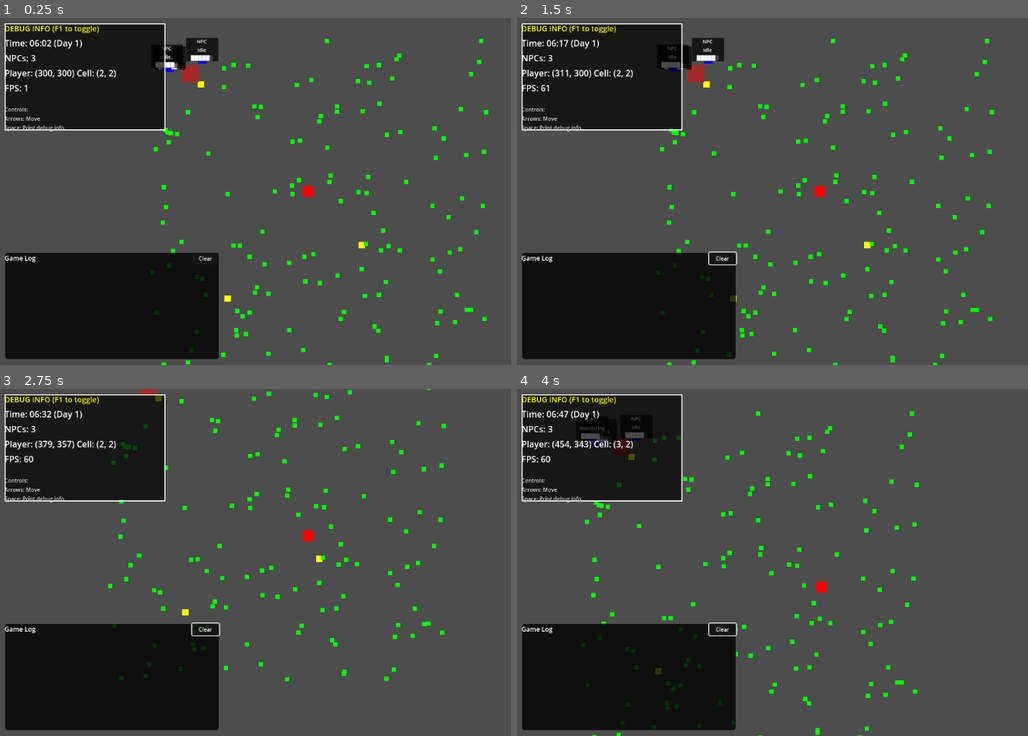
Above: before the commit, frames 1-4 (two rows, left to right).
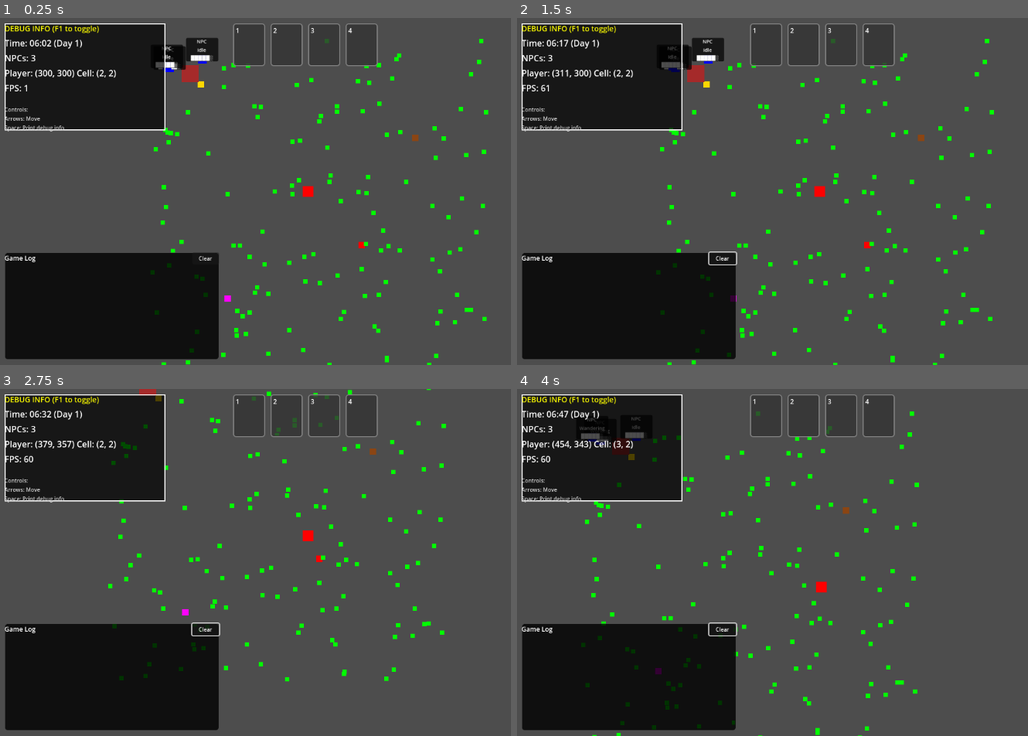
Above: after the commit, the same moments.

Repository: DIM-andy/2dlivingworld
Game: Godot game, scene res://scenes/MainWorld.tscn
Same seed, same stepped clock (60 frames per second), same inputs: the game is played once before the commit and once after it.
Inputs (mouse positions are in pixels of both pictures, inside the frame that each line leads up to):
- Up to frame 1 (0.25 s): no input
- Up to frame 2 (1.5 s): click "Clear" at 0.5 s; tap Enter (ui_accept) at 1.25 s; move the mouse to (629, 306) at 1.27 s; hold Right (ui_right) from 1.28 s (still down); tap 1 at 1.35 s; click (629, 306) at 1.42 s
- Up to frame 3 (2.75 s): tap Enter (ui_accept) at 1.52, 2.27 s; tap 4 at 1.55, 2.1 s; move the mouse to (183, 579) at 2.02 s; release Right (ui_right) at 2.03 s; hold Down (ui_down) from 2.03 s (still down); tap E at 2.3 s
- Up to frame 4 (4 s): move the mouse to (884, 486) at 2.77 s; release Down (ui_down) at 2.78 s; hold Right (ui_right) 2.78-3.53 s; tap E at 2.85 s; tap 1 at 3.05, 3.6 s; move the mouse to (792, 631) at 3.52 s; hold Up (ui_up) from 3.53 s (still down); click (792, 631) at 3.67 s; tap Enter (ui_accept) at 3.77 s; tap 4 at 3.8 s

The runs differ from the first frame. In frame 1, 0.5% of the frame differs, in the area x 38-82%, y 1-82%; in frame 2, 0.5%; in frame 3, 0.6%, in the area x 35-74%, y 1-66%; in frame 4, 0.5%.

Commit message:
Inventory System Early Draft
-inventory system UI works
-items don't show up in inventory though

Diff:
--- a/project.godot
+++ b/project.godot
@@ -33,3 +33,23 @@
 "events": [Object(InputEventKey,"resource_local_to_scene":false,"resource_name":"","device":-1,"window_id":0,"alt_press …(192 unchanged characters)…
 ]
 }
+slot_1={
+"deadzone": 0.5,
+"events": [Object(InputEventKey,"resource_local_to_scene":false,"resource_name":"","device":-1,"window_id":0,"alt_pressed":false,"shift_pressed":false,"ctrl_pressed":false,"meta_pressed":false,"pressed":false,"keycode":0,"physical_keycode":49,"key_label":0,"unicode":49,"location":0,"echo":false,"script":null)
+]
+}
+slot_2={
+"deadzone": 0.5,
+"events": [Object(InputEventKey,"resource_local_to_scene":false,"resource_name":"","device":-1,"window_id":0,"alt_pressed":false,"shift_pressed":false,"ctrl_pressed":false,"meta_pressed":false,"pressed":false,"keycode":0,"physical_keycode":50,"key_label":0,"unicode":50,"location":0,"echo":false,"script":null)
+]
+}
+slot_3={
+"deadzone": 0.5,
+"events": [Object(InputEventKey,"resource_local_to_scene":false,"resource_name":"","device":-1,"window_id":0,"alt_pressed":false,"shift_pressed":false,"ctrl_pressed":false,"meta_pressed":false,"pressed":false,"keycode":0,"physical_keycode":51,"key_label":0,"unicode":51,"location":0,"echo":false,"script":null)
+]
+}
+slot_4={
+"deadzone": 0.5,
+"events": [Object(InputEventKey,"resource_local_to_scene":false,"resource_name":"","device":-1,"window_id":0,"alt_pressed":false,"shift_pressed":false,"ctrl_pressed":false,"meta_pressed":false,"pressed":false,"keycode":0,"physical_keycode":52,"key_label":0,"unicode":52,"location":0,"echo":false,"script":null)
+]
+}
--- a/scenes/MainWorld.tscn
+++ b/scenes/MainWorld.tscn
@@ -29,6 +29,15 @@
 
 [node name="TestItem2" parent="." instance=ExtResource("6_vfjm5")]
 position = Vector2(400, 400)
+item_name = "Apple"
+item_type = "apple"
 
 [node name="TestItem3" parent="." instance=ExtResource("6_vfjm5")]
 position = Vector2(150, 500)
+item_name = "Flower"
+item_type = "flower"
+
+[node name="TestItem4" parent="." instance=ExtResource("6_vfjm5")]
+position = Vector2(500, 200)
+item_name = "Stick"
+item_type = "stick"
--- a/scripts/GameUI.gd
+++ b/scripts/GameUI.gd
@@ -3,6 +3,7 @@
 
 @onready var debug_panel: DebugPanel
 @onready var message_log: MessageLog
+@onready var inventory_ui: InventoryUI
 
 var world_manager: WorldManager
 var time_system: TimeSystem
@@ -15,6 +16,10 @@
 	# Create message log
 	message_log = MessageLog.new()
 	add_child(message_log)
+
+	# Create inventory UI
+	inventory_ui = InventoryUI.new()
+	add_child(inventory_ui)
 
 	# Find world manager and time system
 	call_deferred("setup_connections")
--- a/scripts/InteractableNPC.gd
+++ b/scripts/InteractableNPC.gd
@@ -19,9 +19,27 @@
 		if parent is NPC:
 			npc_reference = parent
 
+func get_interaction_text() -> String:
+	# Check if player is holding something
+	var inventory_system = get_inventory_system()
+	if inventory_system and inventory_system.has_held_item():
+		var held_item = inventory_system.get_held_item()
+		if held_item.can_be_given:
+			return "Give " + held_item.item_name
+
+	return interaction_text
+
 func perform_standard_interaction(player: Node2D):
 	if npc_reference:
-		# Cycle through dialogue
+		# Check if player is holding an item to give
+		var inventory_system = get_inventory_system()
+		if inventory_system and inventory_system.has_held_item():
+			var held_item = inventory_system.get_held_item()
+			if held_item.can_be_given:
+				give_item_to_npc(held_item, inventory_system)
+				return
+
+		# Normal dialogue
 		var dialogue = dialogue_texts[current_dialogue_index % dialogue_texts.size()]
 
 		# Use the global message system instead of print
@@ -33,6 +51,55 @@
 		# Make NPC look at player and change state
 		npc_reference.change_state(NPC.AIState.INTERACTING)
 		friendship_level += 1
+
+func give_item_to_npc(item: InventoryItem, inventory_system: InventorySystem):
+	# Use the held item (removes it from inventory)
+	var given_item = inventory_system.use_held_item()
+
+	if given_item:
+		# NPC reaction based on item type
+		var reaction = get_npc_reaction(given_item)
+		var friendship_gain = get_friendship_value(given_item)
+
+		friendship_level += friendship_gain
+		npc_reference.social += friendship_gain * 2.0
+		npc_reference.change_state(NPC.AIState.INTERACTING)
+
+		if GlobalMessageSystem:
+			GlobalMessageSystem.add_interaction("You gave %s to %s. %s" % [
+				given_item.item_name,
+				npc_reference.npc_name,
+				reaction
+			])
+
+func get_npc_reaction(item: InventoryItem) -> String:
+	match item.item_type:
+		InventoryItem.ItemType.FOOD:
+			return npc_reference.npc_name + " enjoys the " + item.item_name + "!"
+		InventoryItem.ItemType.GIFT:
+			return npc_reference.npc_name + " loves the " + item.item_name + "!"
+		InventoryItem.ItemType.MISC:
+			if item.item_name == "Coin":
+				return npc_reference.npc_name + " appreciates the coin."
+			else:
+				return npc_reference.npc_name + " accepts the " + item.item_name + "."
+		InventoryItem.ItemType.TOOL:
+			return npc_reference.npc_name + " finds the " + item.item_name + " useful."
+		_:
+			return npc_reference.npc_name + " thanks you for the " + item.item_name + "."
+
+func get_friendship_value(item: InventoryItem) -> int:
+	match item.item_type:
+		InventoryItem.ItemType.GIFT:
+			return 10
+		InventoryItem.ItemType.FOOD:
+			return 7
+		InventoryItem.ItemType.MISC:
+			return 3
+		InventoryItem.ItemType.TOOL:
+			return 5
+		_:
+			return 2
 
 func perform_double_press_interaction(player: Node2D):
 	if npc_reference:
@@ -55,3 +122,13 @@
 
 		if GlobalMessageSystem:
 			GlobalMessageSystem.add_interaction(message)
+
+func get_inventory_system() -> InventorySystem:
+	# Try to find inventory system
+	if get_tree().has_group("inventory_system"):
+		return get_tree().get_first_node_in_group("inventory_system")
+	elif get_tree().has_group("world_manager"):
+		var world_manager = get_tree().get_first_node_in_group("world_manager")
+		if world_manager:
+			return world_manager.get_node_or_null("InventorySystem")
+	return null
--- /dev/null
+++ b/scripts/InventoryItem.gd
@@ -0,0 +1,66 @@
+extends Resource
+class_name InventoryItem
+
+@export var item_name: String = "Item"
+@export var item_description: String = "A basic item"
+@export var item_value: int = 1
+@export var item_color: Color = Color.YELLOW
+@export var item_type: ItemType = ItemType.MISC
+@export var can_be_given: bool = true
+@export var can_be_thrown: bool = false
+@export var stackable: bool = false
+@export var max_stack: int = 1
+
+enum ItemType {
+	MISC,
+	FOOD,
+	TOOL,
+	GIFT,
+	QUEST
+}
+
+func _init(name: String = "Item", description: String = "A basic item", value: int = 1, color: Color = Color.YELLOW):
+	item_name = name
+	item_description = description
+	item_value = value
+	item_color = color
+
+func get_type_name() -> String:
+	match item_type:
+		ItemType.MISC:
+			return "Misc"
+		ItemType.FOOD:
+			return "Food"
+		ItemType.TOOL:
+			return "Tool"
+		ItemType.GIFT:
+			return "Gift"
+		ItemType.QUEST:
+			return "Quest"
+		_:
+			return "Unknown"
+
+static func create_coin() -> InventoryItem:
+	var item = InventoryItem.new("Coin", "A shiny gold coin", 10, Color.GOLD)
+	item.item_type = ItemType.MISC
+	item.stackable = true
+	item.max_stack = 99
+	return item
+
+static func create_apple() -> InventoryItem:
+	var item = InventoryItem.new("Apple", "A fresh red apple", 5, Color.RED)
+	item.item_type = ItemType.FOOD
+	item.can_be_given = true
+	return item
+
+static func create_flower() -> InventoryItem:
+	var item = InventoryItem.new("Flower", "A beautiful flower", 3, Color.MAGENTA)
+	item.item_type = ItemType.GIFT
+	item.can_be_given = true
+	return item
+
+static func create_stick() -> InventoryItem:
+	var item = InventoryItem.new("Stick", "A sturdy wooden stick", 2, Color.SADDLE_BROWN)
+	item.item_type = ItemType.TOOL
+	item.can_be_thrown = true
+	return item
--- /dev/null
+++ b/scripts/InventorySystem.gd
@@ -0,0 +1,187 @@
+extends Node
+class_name InventorySystem
+
+signal inventory_changed(slot_index: int, item: InventoryItem)
+signal item_equipped(slot_index: int, item: InventoryItem)
+signal item_unequipped()
+
+@export var max_slots: int = 4
+
+var inventory_slots: Array[InventoryItem] = []
+var currently_held_item: InventoryItem = null
+var held_item_slot: int = -1
+var player_reference: CharacterBody2D
+
+func _ready():
+	# Initialize empty inventory
+	inventory_slots.resize(max_slots)
+	for i in max_slots:
+		inventory_slots[i] = null
+
+	# Find player reference
+	call_deferred("find_player")
+
+func _input(event):
+	if event is InputEventKey and event.pressed:
+		# Handle number keys 1-4 for inventory slots
+		if event.keycode >= KEY_1 and event.keycode <= KEY_4:
+			var slot_index = event.keycode - KEY_1
+			if slot_index < max_slots:
+				toggle_item_slot(slot_index)
+
+func find_player():
+	if get_tree().has_group("player"):
+		player_reference = get_tree().get_first_node_in_group("player")
+
+func _process(delta):
+	# Remove the input handling from _process since we're using _input now
+	pass
+
+func add_item(item: InventoryItem) -> bool:
+	# Find first empty slot
+	for i in max_slots:
+		if inventory_slots[i] == null:
+			inventory_slots[i] = item
+			inventory_changed.emit(i, item)
+
+			if GlobalMessageSystem:
+				GlobalMessageSystem.add_system("Added %s to inventory (slot %d)" % [item.item_name, i + 1])
+
+			return true
+
+	# Inventory full
+	if GlobalMessageSystem:
+		GlobalMessageSystem.add_system("Inventory is full!")
+	return false
+
+func toggle_item_slot(slot_index: int):
+	if slot_index < 0 or slot_index >= max_slots:
+		return
+
+	var item = inventory_slots[slot_index]
+	if item == null:
+		return  # Empty slot
+
+	# If this item is already held, put it away
+	if held_item_slot == slot_index:
+		unequip_held_item()
+	else:
+		# Equip this item (unequip previous if any)
+		equip_item(slot_index)
+
+func equip_item(slot_index: int):
+	if slot_index < 0 or slot_index >= max_slots:
+		return
+
+	var item = inventory_slots[slot_index]
+	if item == null:
+		return
+
+	# Unequip previous item if any
+	if currently_held_item:
+		unequip_held_item()
+
+	# Equip new item
+	currently_held_item = item
+	held_item_slot = slot_index
+
+	# Create visual representation on player
+	create_held_item_visual()
+
+	item_equipped.emit(slot_index, item)
+
+	if GlobalMessageSystem:
+		GlobalMessageSystem.add_system("Equipped %s" % item.item_name)
+
+func unequip_held_item():
+	if currently_held_item and player_reference:
+		# Remove visual representation
+		remove_held_item_visual()
+
+		if GlobalMessageSystem:
+			GlobalMessageSystem.add_system("Put away %s" % currently_held_item.item_name)
+
+	currently_held_item = null
+	held_item_slot = -1
+	item_unequipped.emit()
+
+func create_held_item_visual():
+	if not player_reference or not currently_held_item:
+		return
+
+	# Remove any existing held item visual
+	remove_held_item_visual()
+
+	# Create new visual
+	var held_visual = ColorRect.new()
+	held_visual.name = "HeldItemVisual"
+	held_visual.size = Vector2(8, 8)
+	held_visual.color = currently_held_item.item_color
+	held_visual.position = Vector2(15, -5)  # Position to the right of player
+	player_reference.add_child(held_visual)
+
+func remove_held_item_visual():
+	if player_reference:
+		var existing_visual = player_reference.get_node_or_null("HeldItemVisual")
+		if existing_visual:
+			existing_visual.queue_free()
+
+func use_held_item() -> InventoryItem:
+	if currently_held_item:
+		var item = currently_held_item
+
+		# Remove from inventory
+		if held_item_slot >= 0:
+			inventory_slots[held_item_slot] = null
+			inventory_changed.emit(held_item_slot, null)
+
+		# Unequip
+		unequip_held_item()
+
+		if GlobalMessageSystem:
+			GlobalMessageSystem.add_system("Used %s" % item.item_name)
+
+		return item
+
+	return null
+
+func remove_item(slot_index: int) -> InventoryItem:
+	if slot_index < 0 or slot_index >= max_slots:
+		return null
+
+	var item = inventory_slots[slot_index]
+	if item == null:
+		return null
+
+	# If this item is currently held, unequip it
+	if held_item_slot == slot_index:
+		unequip_held_item()
+
+	inventory_slots[slot_index] = null
+	inventory_changed.emit(slot_index, null)
+
+	return item
+
+func get_item_at_slot(slot_index: int) -> InventoryItem:
+	if slot_index < 0 or slot_index >= max_slots:
+		return null
+	return inventory_slots[slot_index]
+
+func has_held_item() -> bool:
+	return currently_held_item != null
+
+func get_held_item() -> InventoryItem:
+	return currently_held_item
+
+func is_full() -> bool:
+	for item in inventory_slots:
+		if item == null:
+			return false
+	return true
+
+func get_empty_slot_count() -> int:
+	var count = 0
+	for item in inventory_slots:
+		if item == null:
+			count += 1
+	return count
--- /dev/null
+++ b/scripts/InventoryUI.gd
@@ -0,0 +1,144 @@
+extends Control
+class_name InventoryUI
+
+var inventory_system: InventorySystem
+var slot_panels: Array[Panel] = []
+var slot_labels: Array[Label] = []
+var slot_icons: Array[ColorRect] = []
+
+@export var slot_size: Vector2 = Vector2(60, 60)
+@export var slot_spacing: float = 10.0
+
+func _init():
+	# Set initial size
+	size = Vector2(280, 80)
+
+func _ready():
+	# Position at top-center of screen after we're in the tree
+	position_at_top_center()
+	create_inventory_slots()
+	call_deferred("find_inventory_system")
+
+func position_at_top_center():
+	# Center horizontally at the top of the screen
+	var viewport_size = get_viewport().get_visible_rect().size
+	position.x = (viewport_size.x - size.x) / 2
+	position.y = 10
+
+func find_inventory_system():
+	# Look for inventory system in the scene
+	if get_tree().has_group("inventory_system"):
+		inventory_system = get_tree().get_first_node_in_group("inventory_system")
+	else:
+		# Try to find it as a child of world manager
+		if get_tree().has_group("world_manager"):
+			var world_manager = get_tree().get_first_node_in_group("world_manager")
+			if world_manager:
+				inventory_system = world_manager.get_node_or_null("InventorySystem")
+
+	if inventory_system:
+		connect_signals()
+
+func connect_signals():
+	if inventory_system:
+		inventory_system.inventory_changed.connect(_on_inventory_changed)
+		inventory_system.item_equipped.connect(_on_item_equipped)
+		inventory_system.item_unequipped.connect(_on_item_unequipped)
+
+func create_inventory_slots():
+	var hbox = HBoxContainer.new()
+	hbox.set_anchors_and_offsets_preset(Control.PRESET_FULL_RECT)
+	hbox.add_theme_constant_override("separation", int(slot_spacing))
+	add_child(hbox)
+
+	for i in 4:  # 4 slots
+		var slot_panel = Panel.new()
+		slot_panel.custom_minimum_size = slot_size
+
+		# Panel styling
+		var style_box = StyleBoxFlat.new()
+		style_box.bg_color = Color(0.2, 0.2, 0.2, 0.8)
+		style_box.border_width_left = 2
+		style_box.border_width_right = 2
+		style_box.border_width_top = 2
+		style_box.border_width_bottom = 2
+		style_box.border_color = Color(0.5, 0.5, 0.5, 1.0)
+		style_box.corner_radius_bottom_left = 5
+		style_box.corner_radius_bottom_right = 5
+		style_box.corner_radius_top_left = 5
+		style_box.corner_radius_top_right = 5
+		slot_panel.add_theme_stylebox_override("panel", style_box)
+
+		hbox.add_child(slot_panel)
+		slot_panels.append(slot_panel)
+
+		# Key number label
+		var key_label = Label.new()
+		key_label.text = str(i + 1)
+		key_label.add_theme_font_size_override("font_size", 12)
+		key_label.add_theme_color_override("font_color", Color.WHITE)
+		key_label.position = Vector2(5, 5)
+		slot_panel.add_child(key_label)
+
+		# Item icon (ColorRect for now)
+		var icon = ColorRect.new()
+		icon.size = Vector2(30, 30)
+		icon.position = Vector2(15, 15)
+		icon.visible = false
+		slot_panel.add_child(icon)
+		slot_icons.append(icon)
+
+		# Item name label
+		var item_label = Label.new()
+		item_label.add_theme_font_size_override("font_size", 8)
+		item_label.add_theme_color_override("font_color", Color.WHITE)
+		item_label.position = Vector2(2, 48)
+		item_label.size = Vector2(56, 10)
+		item_label.horizontal_alignment = HORIZONTAL_ALIGNMENT_CENTER
+		item_label.vertical_alignment = VERTICAL_ALIGNMENT_CENTER
+		item_label.clip_contents = true
+		slot_panel.add_child(item_label)
+		slot_labels.append(item_label)
+
+func _on_inventory_changed(slot_index: int, item: InventoryItem):
+	if slot_index < 0 or slot_index >= slot_panels.size():
+		return
+
+	if item == null:
+		# Empty slot
+		slot_icons[slot_index].visible = false
+		slot_labels[slot_index].text = ""
+	else:
+		# Show item
+		slot_icons[slot_index].color = item.item_color
+		slot_icons[slot_index].visible = true
+		slot_labels[slot_index].text = item.item_name
+
+func _on_item_equipped(slot_index: int, item: InventoryItem):
+	# Highlight the equipped slot
+	update_slot_highlighting()
+
+func _on_item_unequipped():
+	# Remove highlighting from all slots
+	update_slot_highlighting()
+
+func update_slot_highlighting():
+	for i in slot_panels.size():
+		var style_box = slot_panels[i].get_theme_stylebox("panel").duplicate()
+
+		if inventory_system and inventory_system.held_item_slot == i:
+			# Highlight equipped slot
+			style_box.border_color = Color.YELLOW
+			style_box.border_width_left = 3
+			style_box.border_width_right = 3
+			style_box.border_width_top = 3
+			style_box.border_width_bottom = 3
+		else:
+			# Normal slot
+			style_box.border_color = Color(0.5, 0.5, 0.5, 1.0)
+			style_box.border_width_left = 2
+			style_box.border_width_right = 2
+			style_box.border_width_top = 2
+			style_box.border_width_bottom = 2
+
+		slot_panels[i].add_theme_stylebox_override("panel", style_box)
--- a/scripts/PickupItem.gd
+++ b/scripts/PickupItem.gd
@@ -4,6 +4,7 @@
 @export var item_name: String = "Item"
 @export var item_value: int = 1
 @export var can_be_thrown: bool = false
+@export var item_type: String = "coin"  # coin, apple, flower, stick
 
 func _ready():
 	super._ready()
@@ -15,7 +16,22 @@
 func create_visual():
 	var sprite = ColorRect.new()
 	sprite.size = Vector2(12, 12)
-	sprite.color = Color.YELLOW
+
+	# Set color based on item type
+	var color = Color.YELLOW
+	match item_type.to_lower():
+		"coin":
+			color = Color.GOLD
+		"apple":
+			color = Color.RED
+		"flower":
+			color = Color.MAGENTA
+		"stick":
+			color = Color.SADDLE_BROWN
+		_:
+			color = Color.YELLOW
+
+	sprite.color = color
 	sprite.position = Vector2(-6, -6)
 	add_child(sprite)
 
@@ -27,12 +43,36 @@
 	add_child(collision)
 
 func perform_standard_interaction(player: Node2D):
-	# Use the global message system instead of print
-	if GlobalMessageSystem:
-		GlobalMessageSystem.add_pickup(item_name)
+	# Create inventory item based on type
+	var inventory_item: InventoryItem
 
-	# Add to player inventory (implement inventory system later)
-	queue_free()  # Remove from world
+	match item_type.to_lower():
+		"coin":
+			inventory_item = InventoryItem.create_coin()
+		"apple":
+			inventory_item = InventoryItem.create_apple()
+		"flower":
+			inventory_item = InventoryItem.create_flower()
+		"stick":
+			inventory_item = InventoryItem.create_stick()
+		_:
+			inventory_item = InventoryItem.new(item_name, "A mysterious item", item_value)
+
+	# Try to add to inventory
+	var inventory_system = get_inventory_system()
+	if inventory_system:
+		var added = inventory_system.add_item(inventory_item)
+		if added:
+			if GlobalMessageSystem:
+				GlobalMessageSystem.add_pickup(inventory_item.item_name)
+			queue_free()  # Remove from world
+		else:
+			if GlobalMessageSystem:
+				GlobalMessageSystem.add_system("Inventory is full!")
+	else:
+		if GlobalMessageSystem:
+			GlobalMessageSystem.add_pickup(item_name)
+		queue_free()
 
 func perform_long_press_interaction(player: Node2D):
 	if can_be_thrown:
@@ -43,3 +83,13 @@
 
 		# Implement throwing logic
 		queue_free()
+
+func get_inventory_system() -> InventorySystem:
+	# Try to find inventory system
+	if get_tree().has_group("inventory_system"):
+		return get_tree().get_first_node_in_group("inventory_system")
+	elif get_tree().has_group("world_manager"):
+		var world_manager = get_tree().get_first_node_in_group("world_manager")
+		if world_manager:
+			return world_manager.get_node_or_null("InventorySystem")
+	return null
